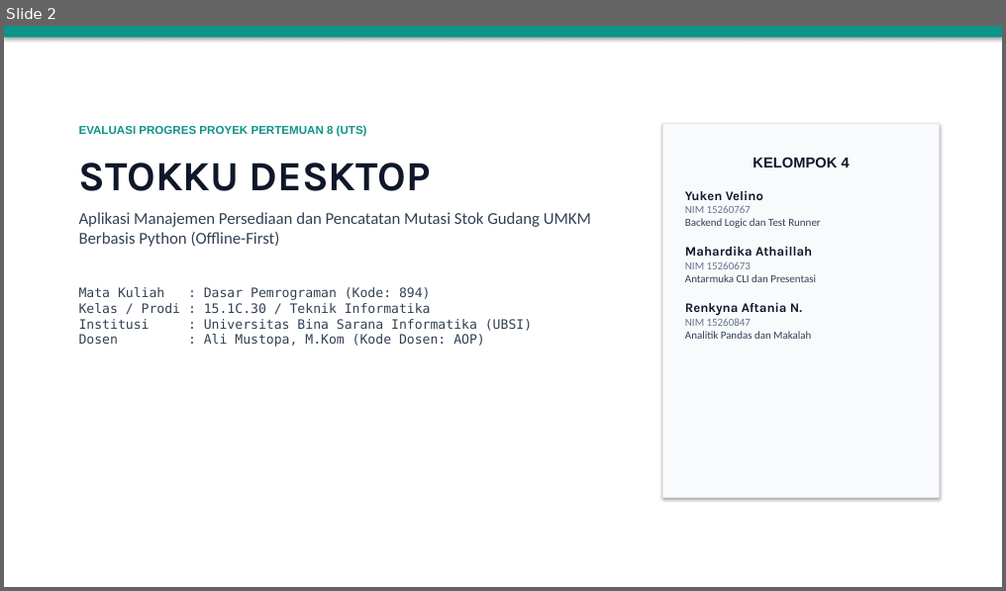
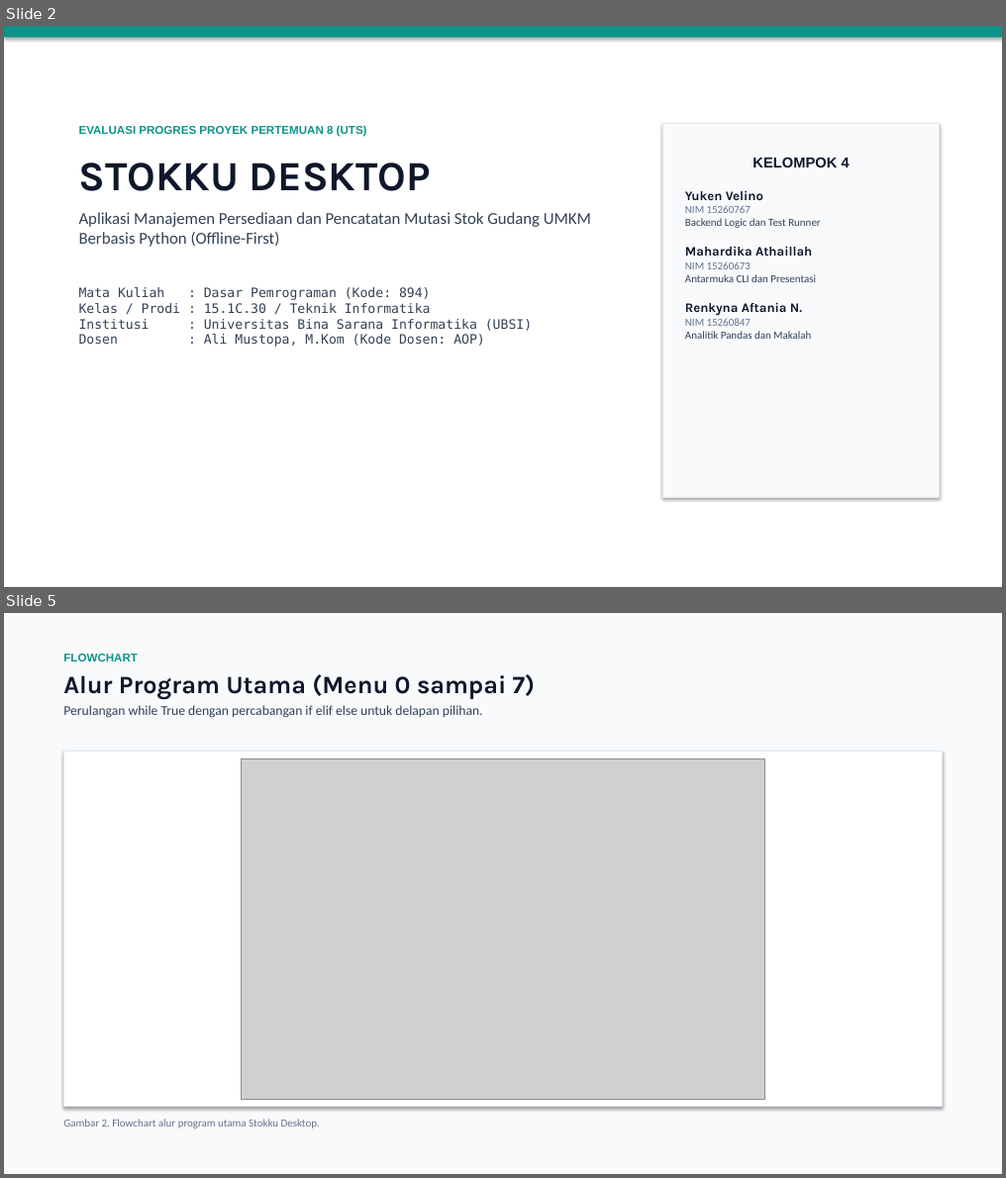
Before and after one commit to Curzyori/Stokku-Desktop, a slide deck: docs/presentasi/STOKKU_DESKTOP_PROGRES_P7.pptx. Shown one above the other, each under a label of ours: slide 2 before the commit, slides 2 and 5 after it; the slides between them are not shown. The pictures are 1006x591 and 1006x1178 pixels, drawn with LibreOffice and Linux fonts; fonts in the diff are those of the drawing; grey boxes stand for pictures. Boxes give left, top, right and bottom in pixels: in the first picture for what was removed or moved away, otherwise in the second. Text is boxed around its words. In the diff, an @@ line names an element or a change of style, - is before the commit and + after.

Commit message:
feat: tambahkan diagram, flowchart, dan preview terminal ke README serta deck presentasi

```diff
--- a/docs/presentasi/STOKKU_DESKTOP_PROGRES_P7.pptx
+++ b/docs/presentasi/STOKKU_DESKTOP_PROGRES_P7.pptx
@@ slide 5 added at [4,613,1002,1174], background #FFFFFF @@
@@ rectangle added at [4,613,1002,1174], fill #F8FAFC @@
@@ text added at [63,654,536,718], 13 pt, text #334155 @@
+FLOWCHART
+Alur Program Utama (Menu 0 sampai 7)
+Perulangan while True dengan percabangan if elif else untuk delapan pilihan.
@@ rectangle added at [63,752,943,1107], fill #FFFFFF, outline #E2E8F0 1 pt @@
@@ picture added at [242,759,764,1100] @@
@@ text added at [63,1119,320,1129], 10.5 pt, text #64748B @@
+Gambar 2. Flowchart alur program utama Stokku Desktop.
```
Also in this commit, not shown: 7 slides changed, 4 other slides added, 1 slide removed, 34 other files.
